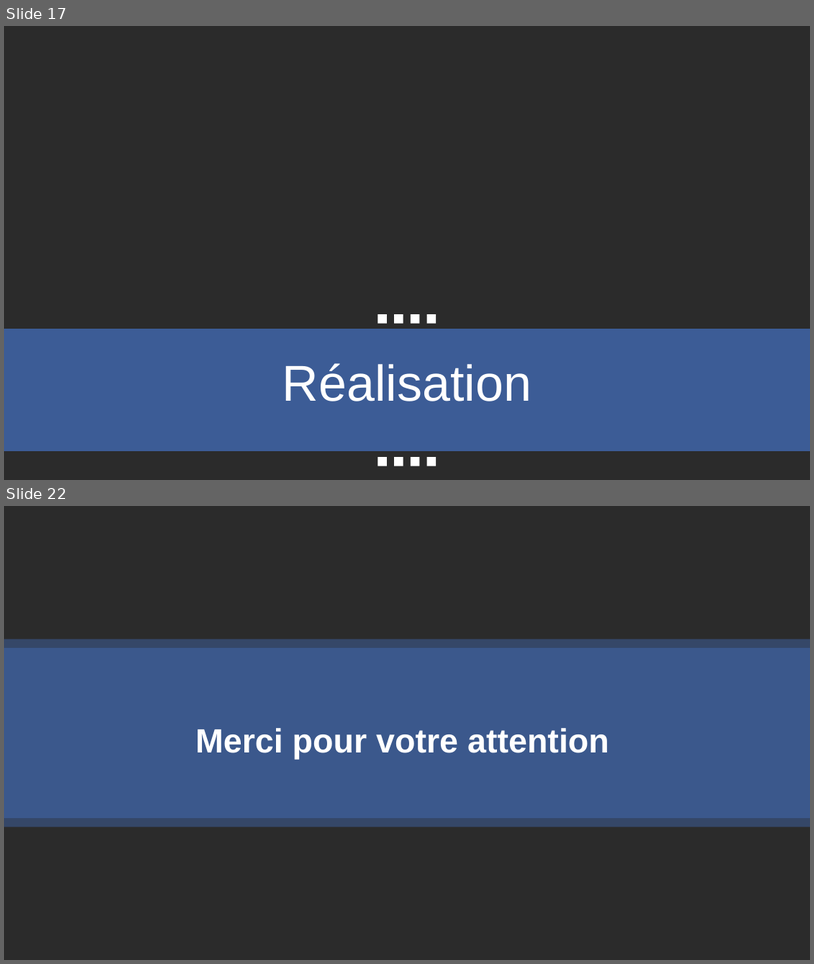
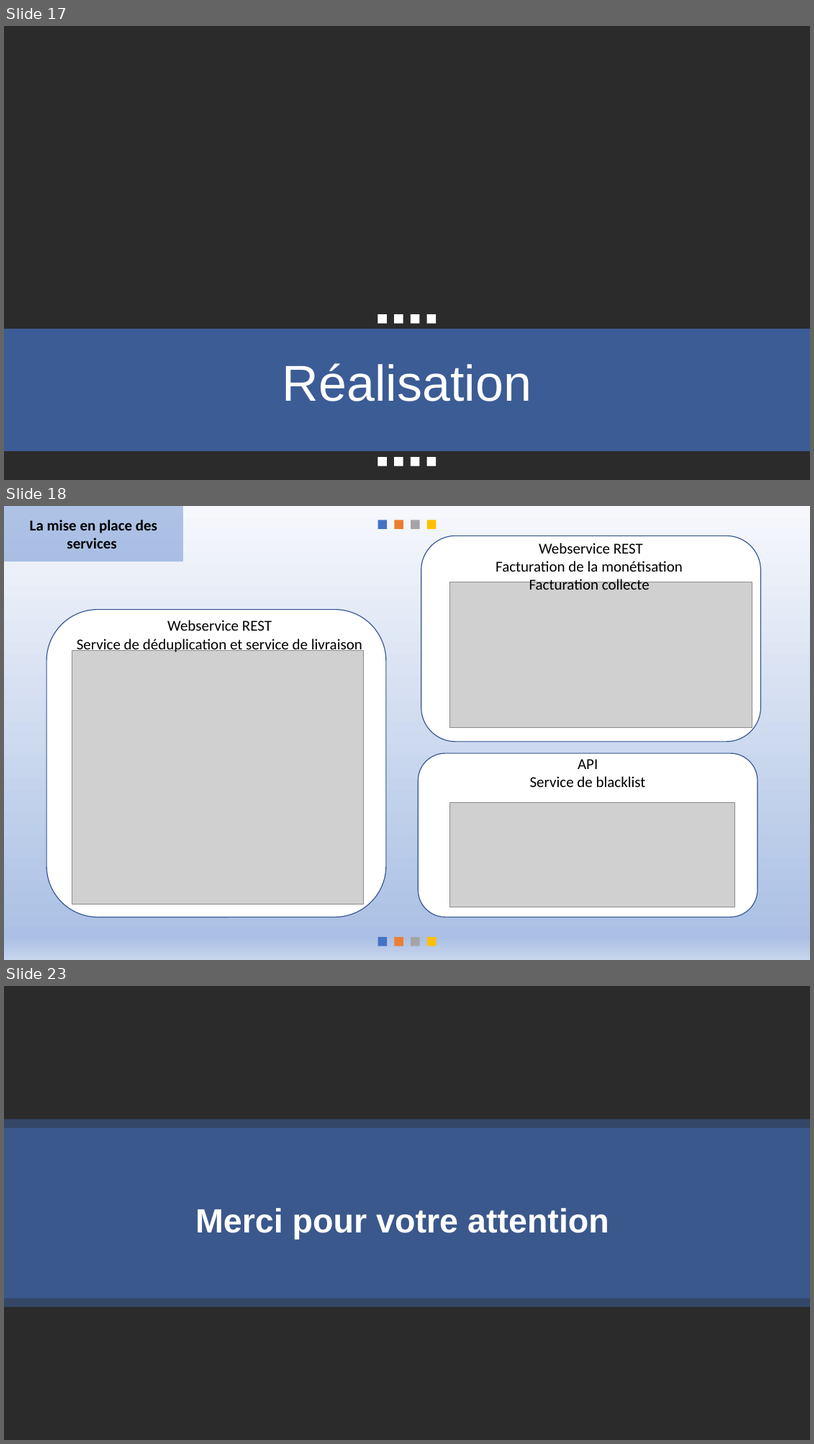
Before and after one commit to messaoudibrahim/Memoire, a slide deck: DIAPO/Présentation.pptx. Shown one above the other, each under a label of ours: slides 17 and 22 before the commit, slides 17, 18 and 23 after it; the slides between them are not shown. The pictures are 814x964 and 814x1444 pixels, drawn with LibreOffice and Linux fonts; fonts in the diff are those of the drawing; grey boxes stand for pictures; background and template pictures are left out; a plain dark background stands for a picture behind light text. Boxes give left, top, right and bottom in pixels: in the first picture for what was removed or moved away, otherwise in the second. Text is boxed around its words. In the diff, an @@ line names an element or a change of style, - is before the commit and + after.

```diff
--- a/DIAPO/Présentation.pptx
+++ b/DIAPO/Présentation.pptx
@@ slide 18 added at [4, 506, 810, 960], background gradient #F6F8FC to #ABC0E4 to #C7D5ED @@
@@ rectangle added at [4, 506, 183, 561], fill #4472C4 at 40% opacity, 18 pt, text #000000, bold @@
+La mise en place des services
@@ group added at [378, 520, 437, 529]: 4 rectangles @@
@@ rounded rectangle added at [422, 536, 761, 741], fill #FFFFFF, outline #325491 1 pt @@
@@ text added at [496, 543, 683, 590], 18 pt, text #000000 @@
+Webservice REST
+Facturation de la monétisation
+Facturation collecte
@@ picture added at [450, 582, 752, 728] @@
@@ rounded rectangle added at [46, 610, 386, 917], fill #FFFFFF, outline #325491 1 pt @@
@@ text added at [77, 620, 363, 654], 18 pt, text #000000 @@
+Webservice REST
+Service de déduplication et service de livraison
@@ picture added at [72, 651, 364, 904] @@
@@ rounded rectangle added at [419, 754, 759, 917], fill #FFFFFF, outline #325491 1 pt @@
@@ text added at [530, 759, 646, 787], 18 pt, text #000000 @@
+API
+Service de blacklist
@@ picture added at [450, 803, 736, 907] @@
@@ group added at [378, 937, 437, 946]: 4 rectangles @@
@@ what was slide 22 is now slide 23 @@
```
Also in this commit, not shown: 6 slides changed, 4 other slides added, 4 slides removed, 9 other files.
